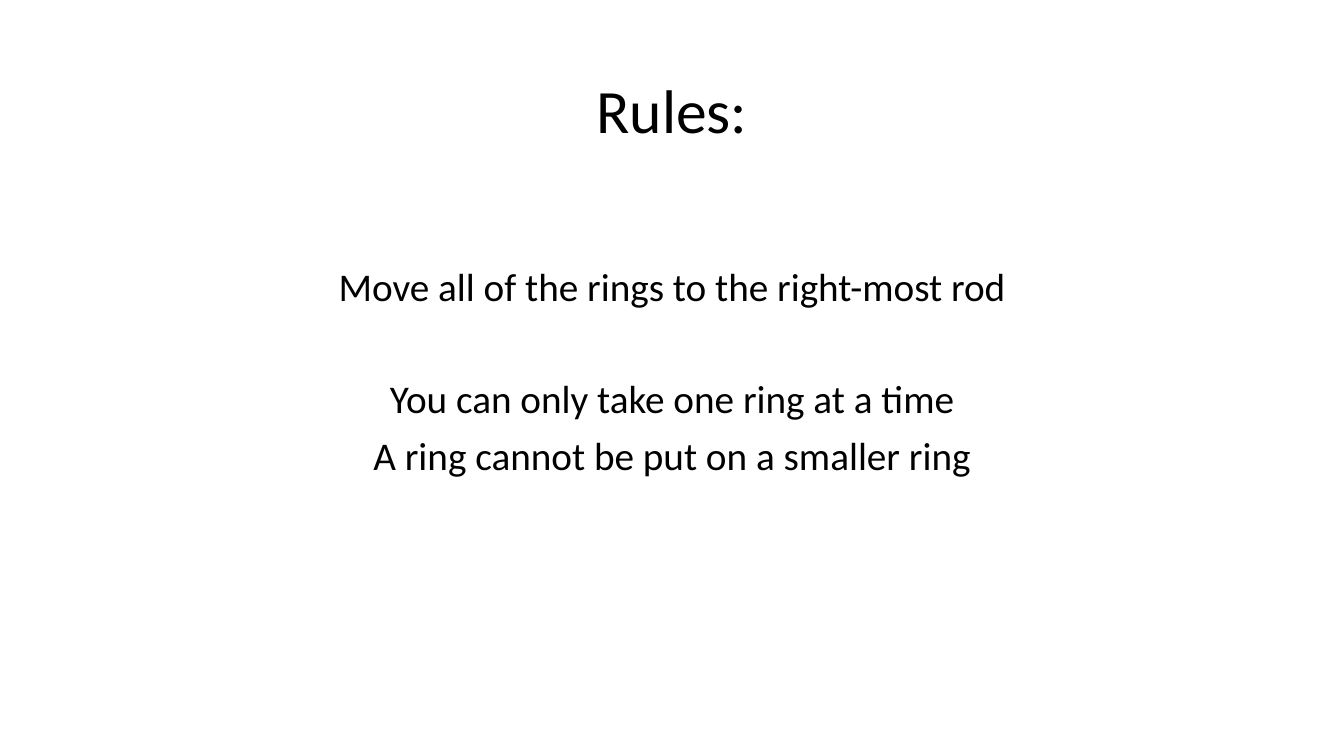
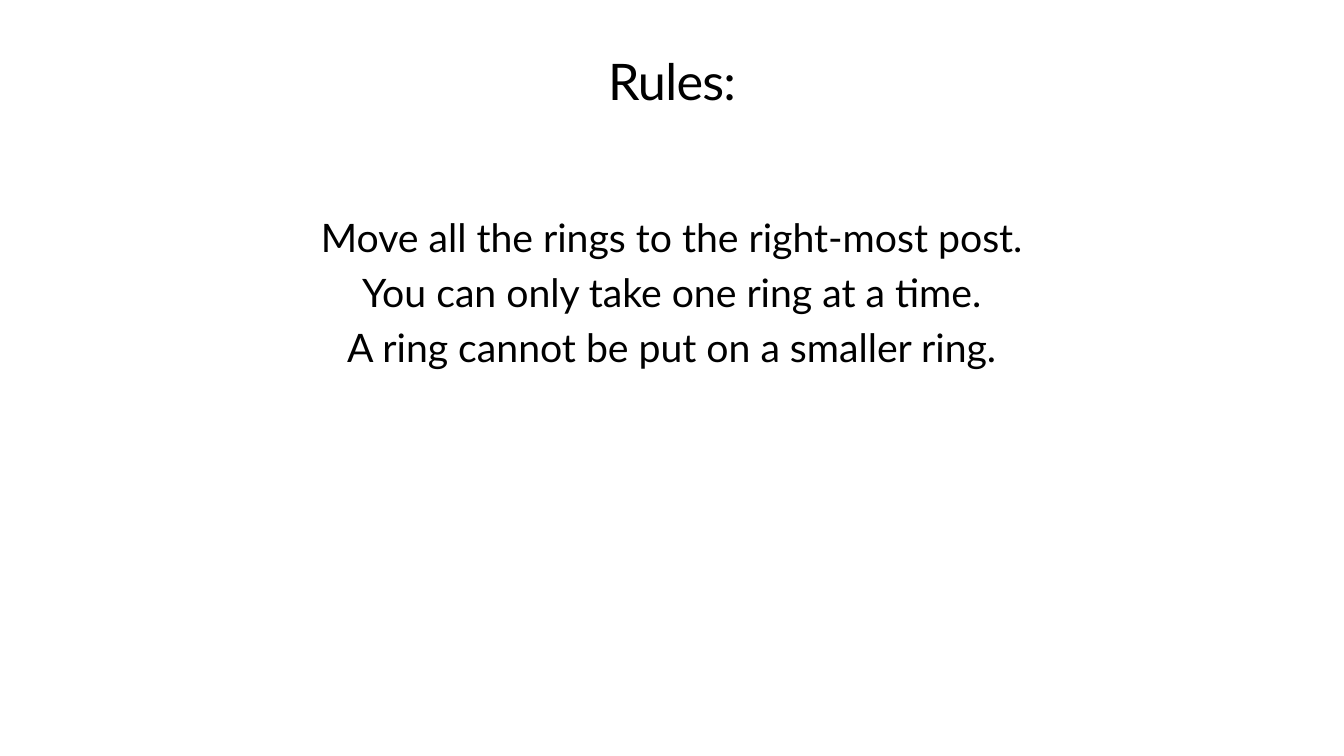
Before and after one commit to TEALSK12/apcsa-public, a slide deck: slide 23 of curriculum/Unit8/Unit8.pptx. Drawn at 1344x756 pixels with LibreOffice and Linux fonts; fonts in the diff are those of the drawing; background and template pictures are left out. Boxes give left, top, right and bottom in pixels: in the first picture for what was removed or moved away, otherwise in the second. Text is boxed around its words. In the diff, an @@ line names an element or a change of style, - is before the commit and + after.

```diff
--- a/curriculum/Unit8/Unit8.pptx
+++ b/curriculum/Unit8/Unit8.pptx
@@ title "Rules:": place and size @@
-title "Rules:" at [596, 90, 747, 134]
+title "Rules:" at [608, 63, 736, 101]
@@ title "Rules:" at [608, 63, 736, 101]: size 44 to 36 pt, font Calibri to Lato, letter spacing 0 to -0.5 pt; line spacing 0.9 to 1; vertical alignment middle to top @@
@@ text at [321, 223, 1022, 369]: text changed; font Calibri to Lato @@
-Move all of the rings to the right-most rod
-You can only take one ring at a time
-A ring cannot be put on a smaller ring
+Move all the rings to the right-most post.
+You can only take one ring at a time.
+A ring cannot be put on a smaller ring.
```
Also in this commit, not shown: 40 other slides changed, 13 slides added, 13 slides removed, 4 other files.
